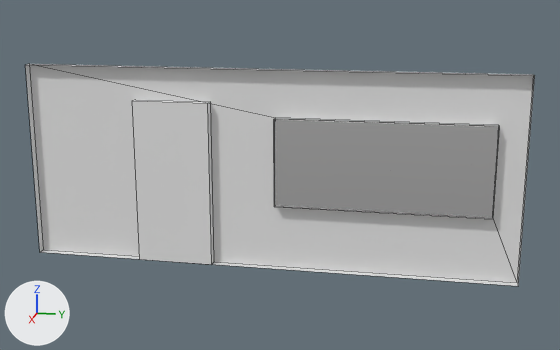
What one commit did to the Blender file Alex's blender files/room/currentunity versions/solid wall right.blend.
Both versions are drawn from a 50 mm lens placed at (6.0, 1.04, 2.91), pointed at (-0.02, -0.16, 1.4). The lights are fixed; the arrows at lower left show +X, +Y and +Z. Mesh edges are drawn as thin lines.

In view in the first picture: 'Door', 'Wall', 'Window'.
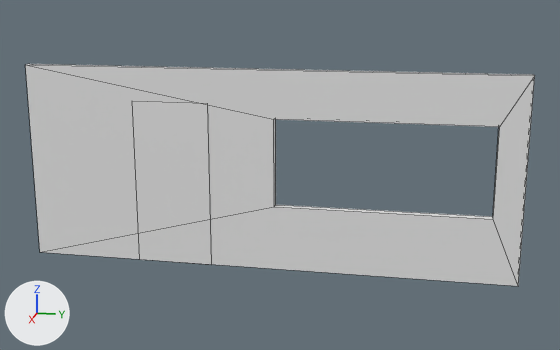
Commit message: solid wall right back face added

Location of each change, [x1, y1, x2, y2] in pixels of the pictures (560 x 350 px):
```json
{"object": "Window", "change": "hidden", "before": [275, 119, 499, 218]}
{"part": 1, "of": "me_cube", "change": "added", "after": [26, 65, 535, 286]}
```

Edits to the scene script, one JSON object a line:
```json
{"block": "me_cube", "where": "me_cube.from_pydata(...)  # 16 vertices, 10 faces; spans x -1.0..1.0, y -1.32..1.0, z 0.49..1.81"}
{"block": "me_cube", "where": "# used by ob_wall; location = (0.0, 0.0, 0.0); scale = (0.0342, 1.75, 1.25)"}
{"block": "me_cube", "where": "# verts and faces of me_cube; kept vertices keep their numbers, new ones are numbered from 16"}
{"block": "me_cube", "where": "# before: 4 (1.0, -1.32, 0.49) at pixel (39, 252), 5 (1.0, -1.32, 1.81) at pixel (25, 64), 6 (1.0, 1.0, 0.49) at pixel (518, 286), 7 (1.0, 1.0, 1.81) at pixel (534, 75), 8 (1.0, -0.12, 0.92) at pixel (274, 206)"}
{"block": "me_cube", "where": "# before: 10 (1.0, 0.87, 0.92) at pixel (493, 219), 12 (1.0, 0.87, 1.49) at pixel (499, 126), 14 (1.0, -0.12, 1.49) at pixel (273, 119)"}
{"block": "me_cube", "change": "me_cube part 1"}
{"op": "add", "block": "me_cube", "code": "faces += [(5, 14, 12, 7), (4, 8, 14, 5), (6, 7, 12, 10), (4, 6, 10, 8)]"}
{"op": "add", "block": "ob_window", "code": "ob_window.hide_viewport = True"}
```
